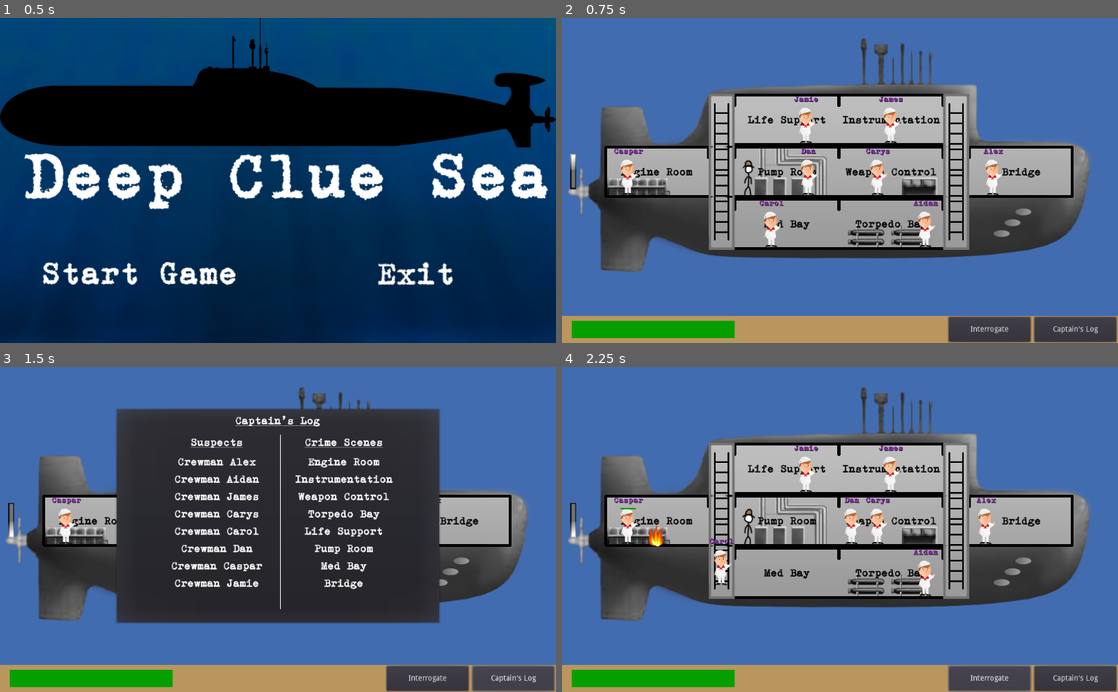
Above: before the commit, frames 1-4 (two rows, left to right).
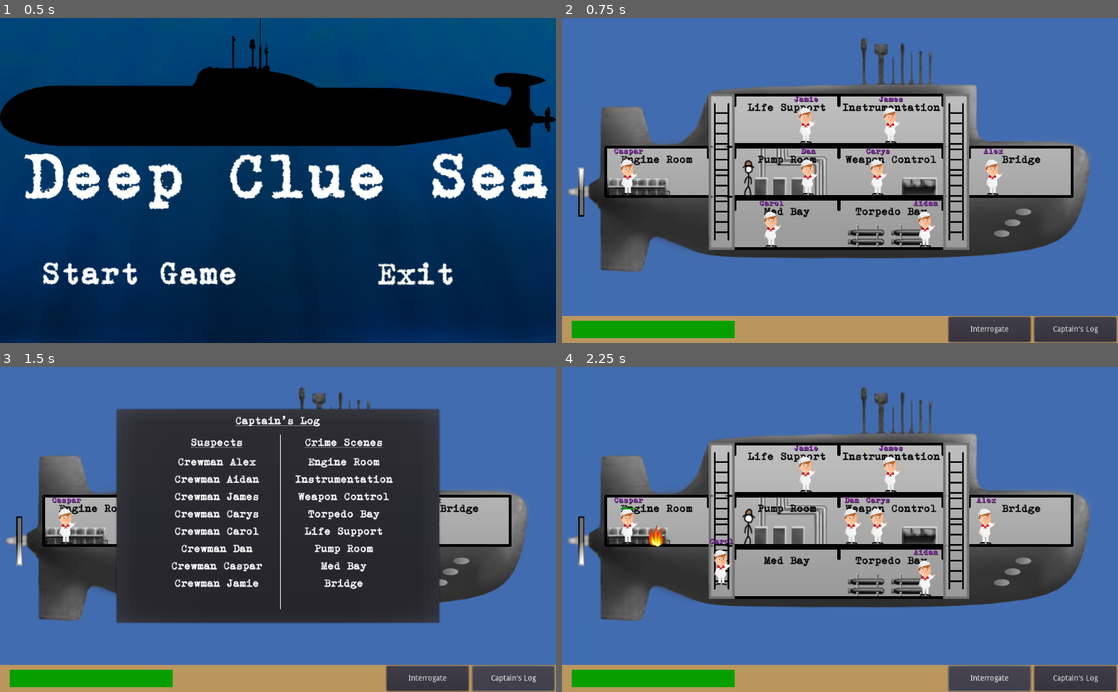
Above: after the commit, the same moments.

Repository: danielcannell/deep-clue-sea
Game: Godot game, scene res://menu/StartMenu.tscn
The game is run twice, just before and just after one commit, with the same random seed, the same clock (stepped at 60 frames per second) and the same inputs. Sound files missing from this copy of the repository are replaced by a short silence.
Inputs (mouse positions are in pixels of both pictures, inside the frame that each line leads up to):
- Up to frame 1 (0.5 s): no input
- Up to frame 2 (0.75 s): click (701, 274) at 0.5 s
- Up to frame 3 (1.5 s): click "Captain's Log" at 1.25 s
- Up to frame 4 (2.25 s): click "Interrogate" at 2 s

Frame 1 is identical in both runs. In frame 2, 2.6% of the frame differs, in the area x 1-87%, y 26-66%; in frame 3, 0.7%; in frame 4, 2.7%.

Commit message:
Move sprites and text

Diff:
--- a/room/Room.tscn
+++ b/room/Room.tscn
@@ -74,7 +74,7 @@
 margin_left = -96.0
 margin_top = -48.0
 margin_right = 96.0
-margin_bottom = 49.0
+margin_bottom = 2.0
 rect_pivot_offset = Vector2( 0, 0 )
 rect_clip_content = false
 mouse_filter = 2
--- a/submarine/Submarine.tscn
+++ b/submarine/Submarine.tscn
@@ -21,7 +21,7 @@
 "speed": 15.0
 } ]
 
-[node name="Submarine" type="Node2D"]
+[node name="Submarine" type="Node2D" index="0"]
 
 script = ExtResource( 1 )
 _sections_unfolded = [ "Transform" ]
@@ -34,13 +34,16 @@
 
 [node name="AnimatedSprite" type="AnimatedSprite" parent="." index="1"]
 
-position = Vector2( 21, 283 )
+position = Vector2( 36, 321 )
+scale = Vector2( 1, 1.4 )
 frames = SubResource( 1 )
 animation = "default"
 playing = true
+_sections_unfolded = [ "Transform" ]
 
 [node name="TileMap" type="TileMap" parent="." index="2"]
 
+editor/display_folded = true
 position = Vector2( 30, -4 )
 mode = 0
 tile_set = ExtResource( 5 )
@@ -60,6 +63,9 @@
 format = 1
 tile_data = PoolIntArray( 0, 0, 0, 1, 0, 0, 2, 0, 0, 3, 0, 0, 4, 0, 0, 5, 0, 0, 6, 0, 0, 7, 0, 0, 8, 0, 0, 9, 0, 0, 10, …(3210 unchanged characters)…
 _sections_unfolded = [ "Cell", "Collision", "Transform" ]
+__meta__ = {
+"_edit_lock_": true
+}
 
 [node name="EngineRoom" parent="TileMap" index="0" instance=ExtResource( 6 )]
 
--- a/submarine/Tileset.tscn
+++ b/submarine/Tileset.tscn
@@ -17,6 +17,36 @@
 custom_solver_bias = 0.0
 extents = Vector2( 24, 2.5 )
 
+[sub_resource type="RectangleShape2D" id=4]
+
+custom_solver_bias = 0.0
+extents = Vector2( 24, 2.5 )
+
+[sub_resource type="RectangleShape2D" id=5]
+
+custom_solver_bias = 0.0
+extents = Vector2( 2.5, 24 )
+
+[sub_resource type="RectangleShape2D" id=6]
+
+custom_solver_bias = 0.0
+extents = Vector2( 2.5, 24 )
+
+[sub_resource type="RectangleShape2D" id=7]
+
+custom_solver_bias = 0.0
+extents = Vector2( 24, 2.5 )
+
+[sub_resource type="RectangleShape2D" id=8]
+
+custom_solver_bias = 0.0
+extents = Vector2( 2.5, 24 )
+
+[sub_resource type="RectangleShape2D" id=9]
+
+custom_solver_bias = 0.0
+extents = Vector2( 24, 2.5 )
+
 [sub_resource type="RectangleShape2D" id=10]
 
 custom_solver_bias = 0.0
@@ -25,27 +55,17 @@
 [sub_resource type="RectangleShape2D" id=11]
 
 custom_solver_bias = 0.0
-extents = Vector2( 2.5, 24 )
-
-[sub_resource type="RectangleShape2D" id=8]
-
-custom_solver_bias = 0.0
-extents = Vector2( 2.5, 24 )
-
-[sub_resource type="RectangleShape2D" id=9]
-
-custom_solver_bias = 0.0
-extents = Vector2( 24, 2.5 )
+extents = Vector2( 2, 12 )
 
 [sub_resource type="RectangleShape2D" id=12]
 
 custom_solver_bias = 0.0
-extents = Vector2( 2.5, 24 )
+extents = Vector2( 24, 2.5 )
 
 [sub_resource type="RectangleShape2D" id=13]
 
 custom_solver_bias = 0.0
-extents = Vector2( 24, 2.5 )
+extents = Vector2( 2, 12 )
 
 [sub_resource type="RectangleShape2D" id=14]
 
@@ -55,24 +75,9 @@
 [sub_resource type="RectangleShape2D" id=15]
 
 custom_solver_bias = 0.0
-extents = Vector2( 2, 12 )
-
-[sub_resource type="RectangleShape2D" id=4]
-
-custom_solver_bias = 0.0
-extents = Vector2( 24, 2.5 )
-
-[sub_resource type="RectangleShape2D" id=5]
-
-custom_solver_bias = 0.0
-extents = Vector2( 2, 12 )
-
-[sub_resource type="RectangleShape2D" id=6]
-
-custom_solver_bias = 0.0
-extents = Vector2( 24, 2.5 )
-
-[sub_resource type="RectangleShape2D" id=7]
+extents = Vector2( 24, 2.5 )
+
+[sub_resource type="RectangleShape2D" id=16]
 
 custom_solver_bias = 0.0
 extents = Vector2( 24, 2.5 )
@@ -154,12 +159,12 @@
 [node name="CollisionShape2D" type="CollisionShape2D" parent="RoomTopRight/StaticBody2D" index="0"]
 
 position = Vector2( 0, -21.5 )
-shape = SubResource( 10 )
+shape = SubResource( 4 )
 
 [node name="CollisionShape2D2" type="CollisionShape2D" parent="RoomTopRight/StaticBody2D" index="1"]
 
 position = Vector2( 21.5, 0 )
-shape = SubResource( 11 )
+shape = SubResource( 5 )
 
 [node name="RoomBottomLeft" type="Sprite" parent="." index="3"]
 
@@ -182,160 +187,177 @@
 [node name="CollisionShape2D" type="CollisionShape2D" parent="RoomBottomLeft/StaticBody2D" index="0"]
 
 position = Vector2( -21.5, 0 )
+shape = SubResource( 6 )
+
+[node name="CollisionShape2D2" type="CollisionShape2D" parent="RoomBottomLeft/StaticBody2D" index="1"]
+
+position = Vector2( 0, 21.5 )
+shape = SubResource( 7 )
+
+[node name="RoomBottomRight" type="Sprite" parent="." index="4"]
+
+position = Vector2( 195, 123 )
+texture = ExtResource( 1 )
+region_enabled = true
+region_rect = Rect2( 96, 48, 48, 48 )
+_sections_unfolded = [ "Region" ]
+
+[node name="StaticBody2D" type="StaticBody2D" parent="RoomBottomRight" index="0"]
+
+input_pickable = false
+collision_layer = 1
+collision_mask = 1
+constant_linear_velocity = Vector2( 0, 0 )
+constant_angular_velocity = 0.0
+friction = 1.0
+bounce = 0.0
+
+[node name="CollisionShape2D" type="CollisionShape2D" parent="RoomBottomRight/StaticBody2D" index="0"]
+
+position = Vector2( 21.5, 0 )
 shape = SubResource( 8 )
 
-[node name="CollisionShape2D2" type="CollisionShape2D" parent="RoomBottomLeft/StaticBody2D" index="1"]
+[node name="CollisionShape2D2" type="CollisionShape2D" parent="RoomBottomRight/StaticBody2D" index="1"]
 
 position = Vector2( 0, 21.5 )
 shape = SubResource( 9 )
 
-[node name="RoomBottomRight" type="Sprite" parent="." index="4"]
-
-position = Vector2( 195, 123 )
-texture = ExtResource( 1 )
-region_enabled = true
-region_rect = Rect2( 96, 48, 48, 48 )
-_sections_unfolded = [ "Region" ]
-
-[node name="StaticBody2D" type="StaticBody2D" parent="RoomBottomRight" index="0"]
-
-input_pickable = false
-collision_layer = 1
-collision_mask = 1
-constant_linear_velocity = Vector2( 0, 0 )
-constant_angular_velocity = 0.0
-friction = 1.0
-bounce = 0.0
-
-[node name="CollisionShape2D" type="CollisionShape2D" parent="RoomBottomRight/StaticBody2D" index="0"]
-
-position = Vector2( 21.5, 0 )
+[node name="RoomTopLeftWithDoor" type="Sprite" parent="." index="5"]
+
+position = Vector2( 123, 195 )
+texture = ExtResource( 1 )
+region_enabled = true
+region_rect = Rect2( 48, 96, 48, 48 )
+_sections_unfolded = [ "Region" ]
+
+[node name="StaticBody2D" type="StaticBody2D" parent="RoomTopLeftWithDoor" index="0"]
+
+input_pickable = false
+collision_layer = 1
+collision_mask = 1
+constant_linear_velocity = Vector2( 0, 0 )
+constant_angular_velocity = 0.0
+friction = 1.0
+bounce = 0.0
+
+[node name="CollisionShape2D" type="CollisionShape2D" parent="RoomTopLeftWithDoor/StaticBody2D" index="0"]
+
+position = Vector2( 0, -21.5 )
+shape = SubResource( 10 )
+
+[node name="CollisionShape2D2" type="CollisionShape2D" parent="RoomTopLeftWithDoor/StaticBody2D" index="1"]
+
+position = Vector2( -22, -12 )
+shape = SubResource( 11 )
+_sections_unfolded = [ "Transform" ]
+
+[node name="RoomTopRightWithDoor" type="Sprite" parent="." index="6"]
+
+position = Vector2( 195, 195 )
+texture = ExtResource( 1 )
+region_enabled = true
+region_rect = Rect2( 96, 96, 48, 48 )
+_sections_unfolded = [ "Region" ]
+
+[node name="StaticBody2D" type="StaticBody2D" parent="RoomTopRightWithDoor" index="0"]
+
+input_pickable = false
+collision_layer = 1
+collision_mask = 1
+constant_linear_velocity = Vector2( 0, 0 )
+constant_angular_velocity = 0.0
+friction = 1.0
+bounce = 0.0
+
+[node name="CollisionShape2D" type="CollisionShape2D" parent="RoomTopRightWithDoor/StaticBody2D" index="0"]
+
+position = Vector2( 0, -21.5 )
 shape = SubResource( 12 )
 
-[node name="CollisionShape2D2" type="CollisionShape2D" parent="RoomBottomRight/StaticBody2D" index="1"]
+[node name="CollisionShape2D2" type="CollisionShape2D" parent="RoomTopRightWithDoor/StaticBody2D" index="1"]
+
+position = Vector2( 22, -12 )
+shape = SubResource( 13 )
+_sections_unfolded = [ "Transform" ]
+
+[node name="RoomTop" type="Sprite" parent="." index="7"]
+
+position = Vector2( 195, 267 )
+texture = ExtResource( 1 )
+region_enabled = true
+region_rect = Rect2( 96, 144, 48, 48 )
+_sections_unfolded = [ "Region" ]
+
+[node name="StaticBody2D" type="StaticBody2D" parent="RoomTop" index="0"]
+
+input_pickable = false
+collision_layer = 1
+collision_mask = 1
+constant_linear_velocity = Vector2( 0, 0 )
+constant_angular_velocity = 0.0
+friction = 1.0
+bounce = 0.0
+
+[node name="CollisionShape2D" type="CollisionShape2D" parent="RoomTop/StaticBody2D" index="0"]
+
+position = Vector2( 0, -21.5 )
+shape = SubResource( 14 )
+_sections_unfolded = [ "Transform" ]
+
+[node name="ToomBottom" type="Sprite" parent="." index="8"]
+
+position = Vector2( 123, 267 )
+texture = ExtResource( 1 )
+region_enabled = true
+region_rect = Rect2( 48, 144, 48, 48 )
+_sections_unfolded = [ "Region" ]
+
+[node name="StaticBody2D" type="StaticBody2D" parent="ToomBottom" index="0"]
+
+input_pickable = false
+collision_layer = 1
+collision_mask = 1
+constant_linear_velocity = Vector2( 0, 0 )
+constant_angular_velocity = 0.0
+friction = 1.0
+bounce = 0.0
+
+[node name="CollisionShape2D" type="CollisionShape2D" parent="ToomBottom/StaticBody2D" index="0"]
 
 position = Vector2( 0, 21.5 )
-shape = SubResource( 13 )
-
-[node name="RoomTopLeftWithDoor" type="Sprite" parent="." index="5"]
-
-position = Vector2( 123, 195 )
-texture = ExtResource( 1 )
-region_enabled = true
-region_rect = Rect2( 48, 96, 48, 48 )
-_sections_unfolded = [ "Region" ]
-
-[node name="StaticBody2D" type="StaticBody2D" parent="RoomTopLeftWithDoor" index="0"]
-
-input_pickable = false
-collision_layer = 1
-collision_mask = 1
-constant_linear_velocity = Vector2( 0, 0 )
-constant_angular_velocity = 0.0
-friction = 1.0
-bounce = 0.0
-
-[node name="CollisionShape2D" type="CollisionShape2D" parent="RoomTopLeftWithDoor/StaticBody2D" index="0"]
-
-position = Vector2( 0, -21.5 )
-shape = SubResource( 14 )
-
-[node name="CollisionShape2D2" type="CollisionShape2D" parent="RoomTopLeftWithDoor/StaticBody2D" index="1"]
-
-position = Vector2( -22, -12 )
 shape = SubResource( 15 )
-_sections_unfolded = [ "Transform" ]
-
-[node name="RoomTopRightWithDoor" type="Sprite" parent="." index="6"]
-
-position = Vector2( 195, 195 )
-texture = ExtResource( 1 )
-region_enabled = true
-region_rect = Rect2( 96, 96, 48, 48 )
-_sections_unfolded = [ "Region" ]
-
-[node name="StaticBody2D" type="StaticBody2D" parent="RoomTopRightWithDoor" index="0"]
-
-input_pickable = false
-collision_layer = 1
-collision_mask = 1
-constant_linear_velocity = Vector2( 0, 0 )
-constant_angular_velocity = 0.0
-friction = 1.0
-bounce = 0.0
-
-[node name="CollisionShape2D" type="CollisionShape2D" parent="RoomTopRightWithDoor/StaticBody2D" index="0"]
-
-position = Vector2( 0, -21.5 )
-shape = SubResource( 4 )
-
-[node name="CollisionShape2D2" type="CollisionShape2D" parent="RoomTopRightWithDoor/StaticBody2D" index="1"]
-
-position = Vector2( 22, -12 )
-shape = SubResource( 5 )
-_sections_unfolded = [ "Transform" ]
-
-[node name="RoomTop" type="Sprite" parent="." index="7"]
-
-position = Vector2( 195, 267 )
-texture = ExtResource( 1 )
-region_enabled = true
-region_rect = Rect2( 96, 144, 48, 48 )
-_sections_unfolded = [ "Region" ]
-
-[node name="StaticBody2D" type="StaticBody2D" parent="RoomTop" index="0"]
-
-input_pickable = false
-collision_layer = 1
-collision_mask = 1
-constant_linear_velocity = Vector2( 0, 0 )
-constant_angular_velocity = 0.0
-friction = 1.0
-bounce = 0.0
-
-[node name="CollisionShape2D" type="CollisionShape2D" parent="RoomTop/StaticBody2D" index="0"]
-
-position = Vector2( 0, -21.5 )
-shape = SubResource( 6 )
-
-[node name="ToomBottom" type="Sprite" parent="." index="8"]
-
-position = Vector2( 123, 267 )
-texture = ExtResource( 1 )
-region_enabled = true
-region_rect = Rect2( 48, 144, 48, 48 )
-_sections_unfolded = [ "Region" ]
-
-[node name="StaticBody2D" type="StaticBody2D" parent="ToomBottom" index="0"]
-
-input_pickable = false
-collision_layer = 1
-collision_mask = 1
-constant_linear_velocity = Vector2( 0, 0 )
-constant_angular_velocity = 0.0
-friction = 1.0
-bounce = 0.0
-
-[node name="CollisionShape2D" type="CollisionShape2D" parent="ToomBottom/StaticBody2D" index="0"]
+
+[node name="LadderTop" type="Sprite" parent="." index="9"]
+
+position = Vector2( 267, 51 )
+texture = ExtResource( 1 )
+region_enabled = true
+region_rect = Rect2( 144, 0, 48, 48 )
+_sections_unfolded = [ "Region" ]
+
+[node name="LadderBottom" type="Sprite" parent="." index="10"]
+
+position = Vector2( 267, 195 )
+texture = ExtResource( 1 )
+region_enabled = true
+region_rect = Rect2( 144, 96, 48, 48 )
+_sections_unfolded = [ "Region" ]
+
+[node name="StaticBody2D" type="StaticBody2D" parent="LadderBottom" index="0"]
+
+input_pickable = false
+collision_layer = 1
+collision_mask = 1
+constant_linear_velocity = Vector2( 0, 0 )
+constant_angular_velocity = 0.0
+friction = 1.0
+bounce = 0.0
+
+[node name="CollisionShape2D" type="CollisionShape2D" parent="LadderBottom/StaticBody2D" index="0"]
 
 position = Vector2( 0, 21.5 )
-shape = SubResource( 7 )
-
-[node name="LadderTop" type="Sprite" parent="." index="9"]
-
-position = Vector2( 267, 51 )
-texture = ExtResource( 1 )
-region_enabled = true
-region_rect = Rect2( 144, 0, 48, 48 )
-_sections_unfolded = [ "Region" ]
-
-[node name="LadderBottom" type="Sprite" parent="." index="10"]
-
-position = Vector2( 267, 195 )
-texture = ExtResource( 1 )
-region_enabled = true
-region_rect = Rect2( 144, 96, 48, 48 )
-_sections_unfolded = [ "Region" ]
+shape = SubResource( 16 )
+_sections_unfolded = [ "Transform" ]
 
 [node name="LadderMiddle" type="Sprite" parent="." index="11"]
 
--- a/submarine/tileset.tres
+++ b/submarine/tileset.tres
@@ -17,6 +17,36 @@
 custom_solver_bias = 0.0
 extents = Vector2( 24, 2.5 )
 
+[sub_resource type="RectangleShape2D" id=12]
+
+custom_solver_bias = 0.0
+extents = Vector2( 24, 2.5 )
+
+[sub_resource type="RectangleShape2D" id=13]
+
+custom_solver_bias = 0.0
+extents = Vector2( 2, 12 )
+
+[sub_resource type="RectangleShape2D" id=14]
+
+custom_solver_bias = 0.0
+extents = Vector2( 24, 2.5 )
+
+[sub_resource type="RectangleShape2D" id=15]
+
+custom_solver_bias = 0.0
+extents = Vector2( 24, 2.5 )
+
+[sub_resource type="RectangleShape2D" id=6]
+
+custom_solver_bias = 0.0
+extents = Vector2( 2.5, 24 )
+
+[sub_resource type="RectangleShape2D" id=7]
+
+custom_solver_bias = 0.0
+extents = Vector2( 24, 2.5 )
+
 [sub_resource type="RectangleShape2D" id=4]
 
 custom_solver_bias = 0.0
@@ -25,59 +55,34 @@
 [sub_resource type="RectangleShape2D" id=5]
 
 custom_solver_bias = 0.0
+extents = Vector2( 2.5, 24 )
+
+[sub_resource type="RectangleShape2D" id=8]
+
+custom_solver_bias = 0.0
+extents = Vector2( 2.5, 24 )
+
+[sub_resource type="RectangleShape2D" id=9]
+
+custom_solver_bias = 0.0
+extents = Vector2( 24, 2.5 )
+
+[sub_resource type="RectangleShape2D" id=16]
+
+custom_solver_bias = 0.0
+extents = Vector2( 24, 2.5 )
+
+[sub_resource type="RectangleShape2D" id=10]
+
+custom_solver_bias = 0.0
+extents = Vector2( 24, 2.5 )
+
+[sub_resource type="RectangleShape2D" id=11]
+
+custom_solver_bias = 0.0
 extents = Vector2( 2, 12 )
 
-[sub_resource type="RectangleShape2D" id=6]
-
-custom_solver_bias = 0.0
-extents = Vector2( 24, 2.5 )
-
-[sub_resource type="RectangleShape2D" id=7]
-
-custom_solver_bias = 0.0
-extents = Vector2( 24, 2.5 )
-
-[sub_resource type="RectangleShape2D" id=8]
-
-custom_solver_bias = 0.0
-extents = Vector2( 2.5, 24 )
-
-[sub_resource type="RectangleShape2D" id=9]
-
-custom_solver_bias = 0.0
-extents = Vector2( 24, 2.5 )
-
-[sub_resource type="RectangleShape2D" id=10]
-
-custom_solver_bias = 0.0
-extents = Vector2( 24, 2.5 )
-
-[sub_resource type="RectangleShape2D" id=11]
-
-custom_solver_bias = 0.0
-extents = Vector2( 2.5, 24 )
-
-[sub_resource type="RectangleShape2D" id=12]
-
-custom_solver_bias = 0.0
-extents = Vector2( 2.5, 24 )
-
-[sub_resource type="RectangleShape2D" id=13]
-
-custom_solver_bias = 0.0
-extents = Vector2( 24, 2.5 )
-
-[sub_resource type="RectangleShape2D" id=14]
-
-custom_solver_bias = 0.0
-extents = Vector2( 24, 2.5 )
-
-[sub_resource type="RectangleShape2D" id=15]
-
-custom_solver_bias = 0.0
-extents = Vector2( 2, 12 )
-
-[sub_resource type="RectangleShape2D" id=16]
+[sub_resource type="RectangleShape2D" id=17]
 
 custom_solver_bias = 0.0
 extents = Vector2( 128, 10 )
@@ -128,12 +133,12 @@
 2/shapes = [ {
 "autotile_coord": Vector2( 0, 0 ),
 "one_way": false,
-"shape": SubResource( 8 ),
+"shape": SubResource( 6 ),
 "shape_transform": Transform2D( 1, 0, 0, 1, 2.5, 24 )
 }, {
 "autotile_coord": Vector2( 0, 0 ),
 "one_way": false,
-"shape": SubResource( 9 ),
+"shape": SubResource( 7 ),
 "shape_transform": Transform2D( 1, 0, 0, 1, 24, 45.5 )
 } ]
 3/name = "RoomTopRight"
@@ -147,12 +152,12 @@
 3/shapes = [ {
 "autotile_coord": Vector2( 0, 0 ),
 "one_way": false,
-"shape": SubResource( 10 ),
-"shape_transform": Transform2D( 1, 0, 0, 1, 24, 2.5 )
-}, {
-"autotile_coord": Vector2( 0, 0 ),
-"one_way": false,
-"shape": SubResource( 11 ),
+"shape": SubResource( 4 ),
+"shape_transform": Transform2D( 1, 0, 0, 1, 24, 2.5 )
+}, {
+"autotile_coord": Vector2( 0, 0 ),
+"one_way": false,
+"shape": SubResource( 5 ),
 "shape_transform": Transform2D( 1, 0, 0, 1, 45.5, 24 )
 } ]
 4/name = "RoomBottomRight"
@@ -166,12 +171,12 @@
 4/shapes = [ {
 "autotile_coord": Vector2( 0, 0 ),
 "one_way": false,
-"shape": SubResource( 12 ),
+"shape": SubResource( 8 ),
 "shape_transform": Transform2D( 1, 0, 0, 1, 45.5, 24 )
 }, {
 "autotile_coord": Vector2( 0, 0 ),
 "one_way": false,
-"shape": SubResource( 13 ),
+"shape": SubResource( 9 ),
 "shape_transform": Transform2D( 1, 0, 0, 1, 24, 45.5 )
 } ]
 5/name = "LadderTop"
@@ -200,7 +205,12 @@
 7/is_autotile = false
 7/occluder_offset = Vector2( 24, 24 )
 7/navigation_offset = Vector2( 24, 24 )
-7/shapes = [  ]
+7/shapes = [ {
+"autotile_coord": Vector2( 0, 0 ),
+"one_way": false,
+"shape": SubResource( 16 ),
+"shape_transform": Transform2D( 1, 0, 0, 1, 24, 45.5 )
+} ]
 8/name = "RoomTopLeftWithDoor"
 8/texture = ExtResource( 1 )
 8/tex_offset = Vector2( 0, 0 )
@@ -212,12 +222,12 @@
 8/shapes = [ {
 "autotile_coord": Vector2( 0, 0 ),
 "one_way": false,
-"shape": SubResource( 14 ),
-"shape_transform": Transform2D( 1, 0, 0, 1, 24, 2.5 )
-}, {
-"autotile_coord": Vector2( 0, 0 ),
-"one_way": false,
-"shape": SubResource( 15 ),
+"shape": SubResource( 10 ),
+"shape_transform": Transform2D( 1, 0, 0, 1, 24, 2.5 )
+}, {
+"autotile_coord": Vector2( 0, 0 ),
+"one_way": false,
+"shape": SubResource( 11 ),
 "shape_transform": Transform2D( 1, 0, 0, 1, 2, 12 )
 } ]
 9/name = "RoomBottomMiddle"
@@ -244,12 +254,12 @@
 10/shapes = [ {
 "autotile_coord": Vector2( 0, 0 ),
 "one_way": false,
-"shape": SubResource( 4 ),
-"shape_transform": Transform2D( 1, 0, 0, 1, 24, 2.5 )
-}, {
-"autotile_coord": Vector2( 0, 0 ),
-"one_way": false,
-"shape": SubResource( 5 ),
+"shape": SubResource( 12 ),
+"shape_transform": Transform2D( 1, 0, 0, 1, 24, 2.5 )
+}, {
+"autotile_coord": Vector2( 0, 0 ),
+"one_way": false,
+"shape": SubResource( 13 ),
 "shape_transform": Transform2D( 1, 0, 0, 1, 46, 12 )
 } ]
 11/name = "RoomTop"
@@ -263,7 +273,7 @@
 11/shapes = [ {
 "autotile_coord": Vector2( 0, 0 ),
 "one_way": false,
-"shape": SubResource( 6 ),
+"shape": SubResource( 14 ),
 "shape_transform": Transform2D( 1, 0, 0, 1, 24, 2.5 )
 } ]
 12/name = "ToomBottom"
@@ -277,6 +287,6 @@
 12/shapes = [ {
 "autotile_coord": Vector2( 0, 0 ),
 "one_way": false,
-"shape": SubResource( 7 ),
-"shape_transform": Transform2D( 1, 0, 0, 1, 24, 45.5 )
-} ]
+"shape": SubResource( 15 ),
+"shape_transform": Transform2D( 1, 0, 0, 1, 24, 45.5 )
+} ]
Not shown, changed: External Resources/Images/tiles.png.import
Not shown: 1 places in submarine/Tileset.tscn that only renumber resources
Not shown, changed: submarine/submarine.png.import
Not shown: 2 places in submarine/tileset.tres that only renumber resources
